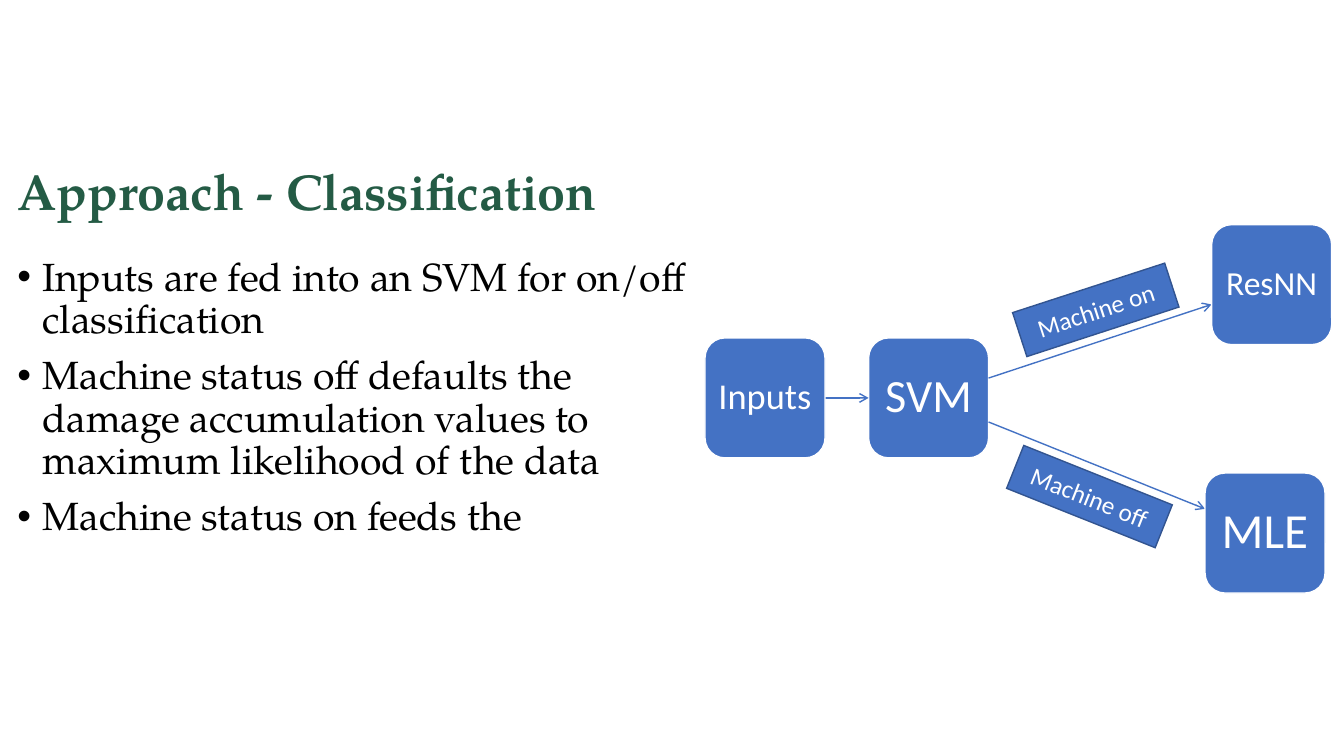
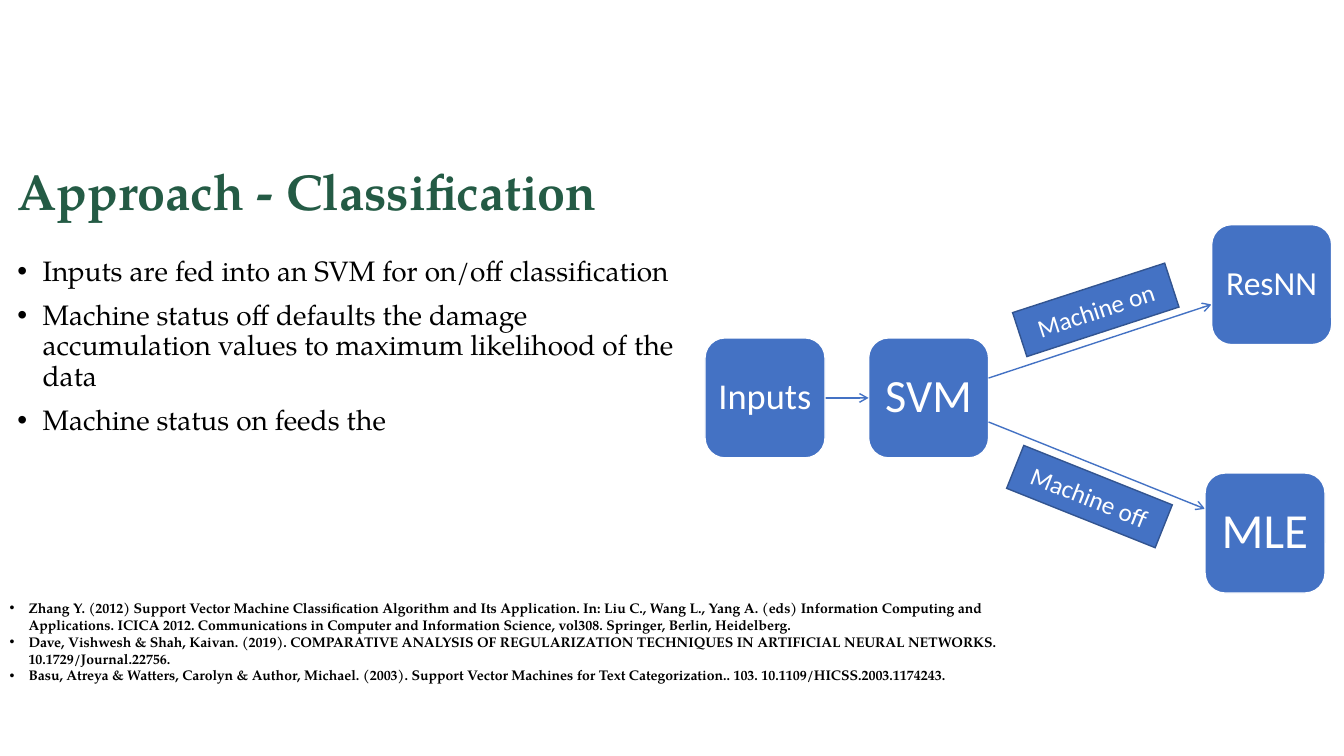
Before and after one commit to ASMEHackathon/UBMAIT, a slide deck: slide 8 of UBMAIT_ASME_Hackathon.pptx. Drawn at 1344x756 pixels with LibreOffice and Linux fonts; fonts in the diff are those of the drawing; background and template pictures are left out. Boxes give left, top, right and bottom in pixels: in the first picture for what was removed or moved away, otherwise in the second. Text is boxed around its words. In the diff, an @@ line names an element or a change of style, - is before the commit and + after.

```diff
--- a/UBMAIT_ASME_Hackathon.pptx
+++ b/UBMAIT_ASME_Hackathon.pptx
@@ text "Inputs are fed into an ..." at (x1=43, y1=260, x2=673, y2=431): size 28 to 20 pt @@
@@ text added at (x1=29, y1=602, x2=996, y2=684), 10 pt, text #000000, bold @@
+• Zhang Y. (2012) Support Vector Machine Classification Algorithm and Its Application. In: Liu C., Wang L., Yang A. (eds) Information Computing and Applications. ICICA 2012. Communications in Computer and Information Science, vol308. Springer, Berlin, Heidelberg.
+• Dave, Vishwesh & Shah, Kaivan. (2019). COMPARATIVE ANALYSIS OF REGULARIZATION TECHNIQUES IN ARTIFICIAL NEURAL NETWORKS. 10.1729/Journal.22756.
+• Basu, Atreya & Watters, Carolyn & Author, Michael. (2003). Support Vector Machines for Text Categorization.. 103. 10.1109/HICSS.2003.1174243.
```
Also in this commit, not shown: 4 other slides changed, 3 slides added, 2 slides removed.
